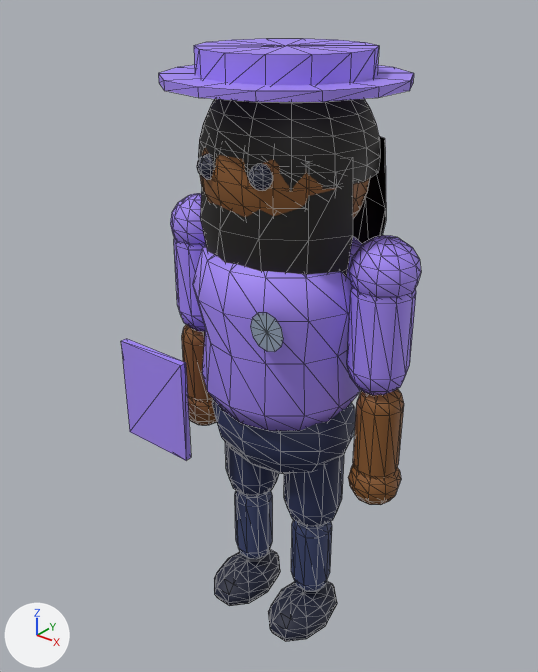
An edit to the glTF model apps/dashboard/public/assets/characters/po_agent.glb, drawn before and after from the same camera.
Camera for both pictures: a 50 mm camera at (1.57, -2.05, 2.62) aimed at (-0.09, 0.02, 1.33). Lighting does not change. The marker at lower left points along +X, +Y and +Z. The picture after the commit comes second. Mesh edges are drawn as thin lines. Vertices at exactly the same position are counted once.
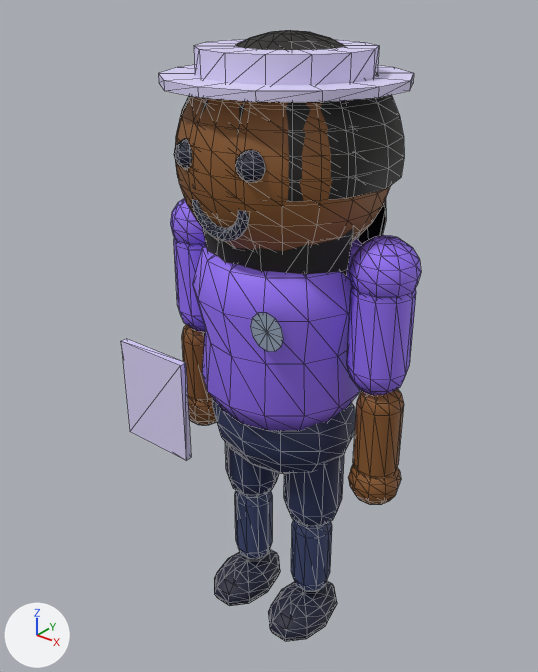
Where the change shows, as pixel boxes [x1, y1, x2, y2] in the pictures (538 x 672 px; the box of a moved part takes in the faces that stretch with it):
'Mesh_0', reshaped: before [121, 39, 421, 642]; after [121, 30, 421, 642]
part 1 of me_mesh_0, moved or reshaped: before [198, 99, 380, 191]; after [175, 30, 404, 202]
part 2 of me_mesh_0, added: after [192, 199, 250, 241]
part 3 of me_mesh_0, moved or reshaped: before [197, 148, 370, 218]; after [174, 96, 390, 251]
part 4 of me_mesh_0, recoloured: [121, 39, 421, 460] in both

Edits to the bpy script that builds the scene:
```text
Change me_mesh_0:
    used by ob_mesh_0; location = (0.0, 0.0, 0.0)
    remove me_mesh_0.from_pydata(...)  # 1921 vertices, 3418 faces; spans x -0.61..0.54, y -0.42..0.42, z 0.02..2.41
    add me_mesh_0.from_pydata(...)  # 2067 vertices, 3694 faces; spans x -0.61..0.54, y -0.42..0.42, z 0.02..2.45
    me_mesh_0 part 1: the loose piece of 141 vertices spanning x -0.31..0.31, y -0.29..0.33, z 2.01..2.38 is scaled about its middle by 1.25, then moved by (0.0, 0.0, 0.03)
    me_mesh_0 part 2: a new loose piece of 78 vertices spanning x -0.12..0.12, y -0.35..-0.32, z 1.84..1.96, in mat_material_0
    me_mesh_0 part 3: 1 vertex moved within x -0.3, y -0.1, z 1.85; 363 vertices removed from x -0.3..0.3, y -0.31..0.3, z 1.72..2.32; 431 vertices added at x -0.38..0.38, y -0.38..0.38, z 1.68..2.44
    me_mesh_0 part 4: 856 kept faces spanning x -0.61..0.54, y -0.42..0.42, z 0.83..2.41 get new vertex colours; the middle colour goes from purple #a78bfa to purple #9771f9
```
